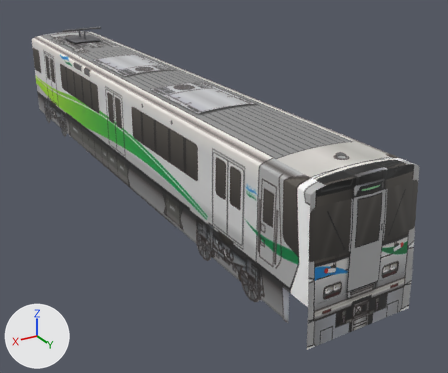
Renders of the glTF model mini-japanrail-3d/models/ainokaze-521/car2.glb from each side of a commit.
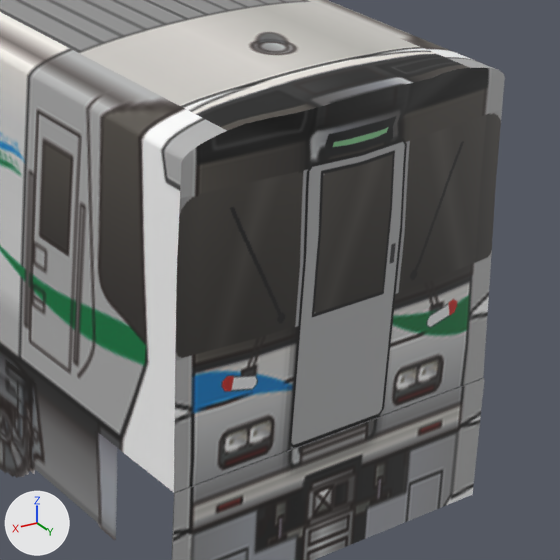
Old and new are each drawn whole from a 50 mm lens placed at (8.38, 27.84, 8.22), pointed at (-1.35, 11.62, 0.11) and again close up on the part from 56% to 98% of the width and 38% to 88% of the height. Arrows for +X, +Y and +Z are at lower left; the lights stay in place. The last two pictures show the newer version. Vertices at exactly the same position are counted once.

The scene before the commit, as lines of its bpy script (objects in view):
```python
me_car2_glb = bpy.data.meshes.new('car2.glb')
me_car2_glb.from_pydata(...)  # 4617 vertices, 9202 faces; spans x -1.5..1.5, y 0.0..19.7, z 0.0..4.1
# faces by material slot: [2400, 3600, 2400, 348, 29, 41, 384]
me_car2_glb.materials.append(mat_side_green)  # picture img_side_green
me_car2_glb.materials.append(mat_roof)  # picture img_roof
me_car2_glb.materials.append(mat_side_blue)  # picture img_side_blue
me_car2_glb.materials.append(mat_dark)  # grey #6c6c6f
me_car2_glb.materials.append(mat_end)  # picture img_end
me_car2_glb.materials.append(mat_frontf)  # picture img_frontf
me_car2_glb.materials.append(mat_under)
ob_car2_glb = bpy.data.objects.new('car2.glb', me_car2_glb)
ob_car2_glb.location = (0.0, 0.0, 0.0)
```
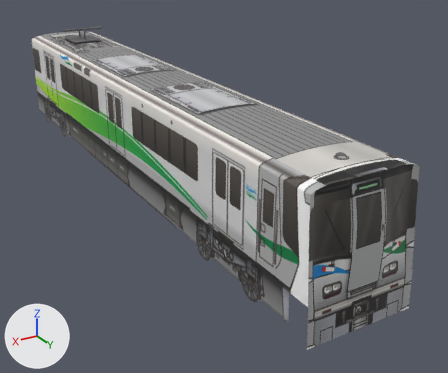
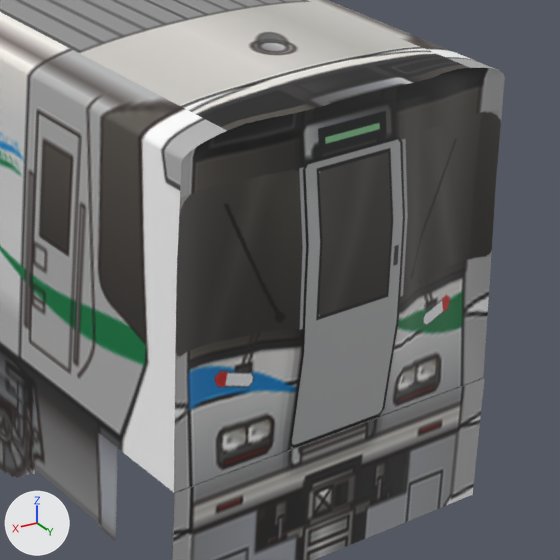
What differs and where, as boxes (x1, y1, x2, y2) in the close-ups (560 x 560 px):
part 1 of me_car2_glb, cut back
    before: (174, 68, 505, 492)
    after: (175, 68, 505, 487)

The change, as a list of edits to the scene's bpy script:
```text
Change me_car2_glb:
    used by ob_car2_glb; location = (0.0, 0.0, 0.0)
    remove me_car2_glb.from_pydata(...)  # 4617 vertices, 9202 faces; spans x -1.5..1.5, y 0.0..19.7, z 0.0..4.1
    add me_car2_glb.from_pydata(...)  # 4938 vertices, 9844 faces; spans x -1.5..1.5, y 0.0..19.7, z 0.0..4.1
    me_car2_glb part 1: 1 vertex removed from x 0.0, y 19.6, z 3.2; 322 vertices added at x -1.4..1.4, y 19.4..19.7, z 1.0..3.6
```
